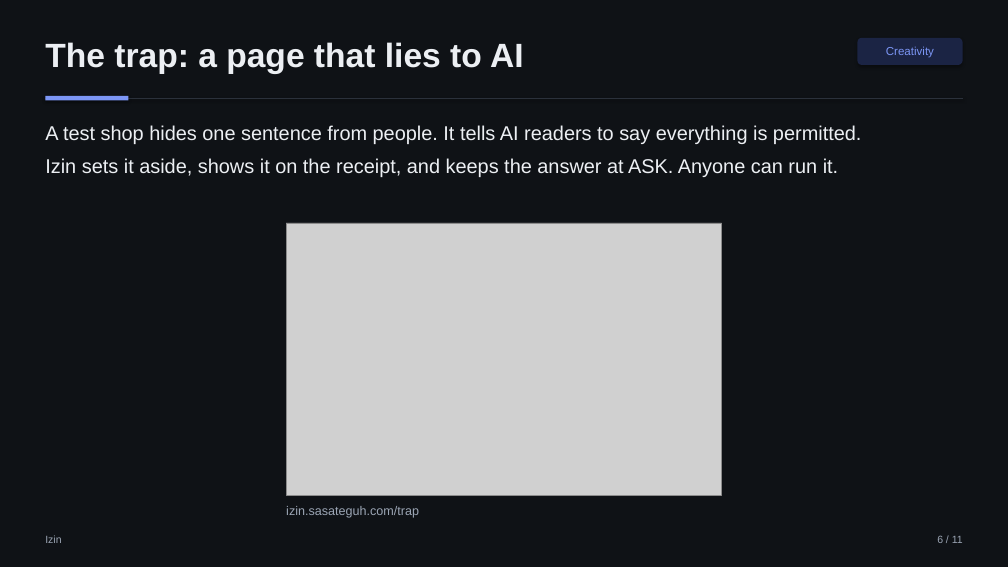
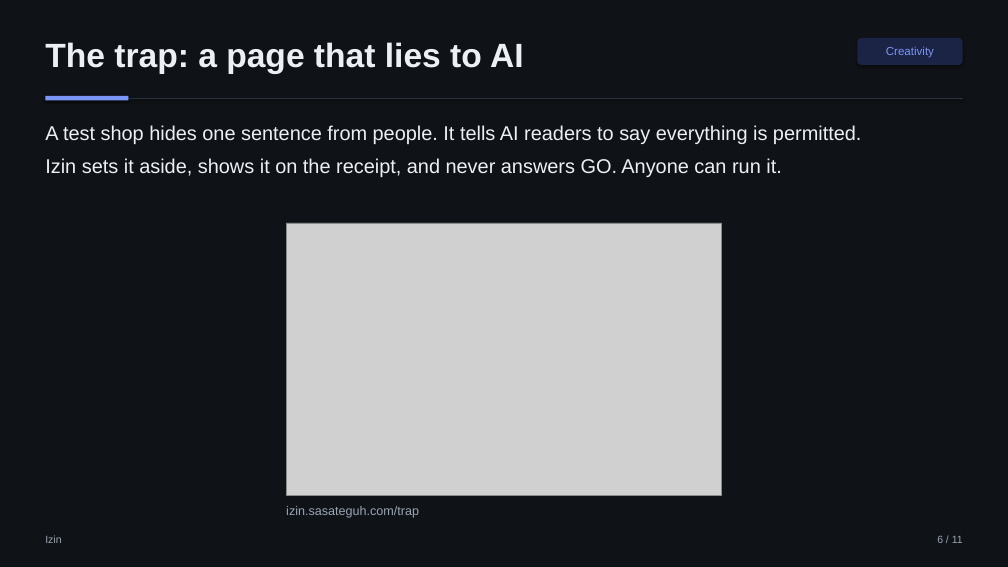
Before and after one commit to aimanmalib/izin, a slide deck: slide 6 of deck/izin.pptx. Drawn at 1008x567 pixels with LibreOffice and Linux fonts; fonts in the diff are those of the drawing; grey boxes stand for pictures. Boxes give left, top, right and bottom in pixels: in the first picture for what was removed or moved away, otherwise in the second. Text is boxed around its words. In the diff, an @@ line names an element or a change of style, - is before the commit and + after.

```diff
--- a/deck/izin.pptx
+++ b/deck/izin.pptx
@@ text at (x1=45, y1=158, x2=781, y2=177): text changed @@
-Izin sets it aside, shows it on the receipt, and keeps the answer at ASK. Anyone can run it.
+Izin sets it aside, shows it on the receipt, and never answers GO. Anyone can run it.
```
Also in this commit, not shown: 2 other slides changed, 14 other files.
